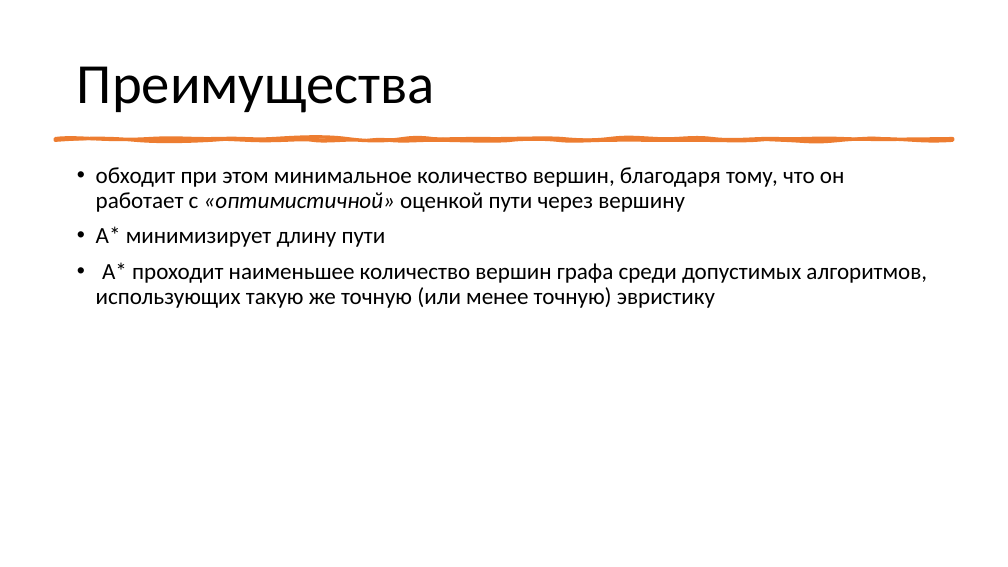
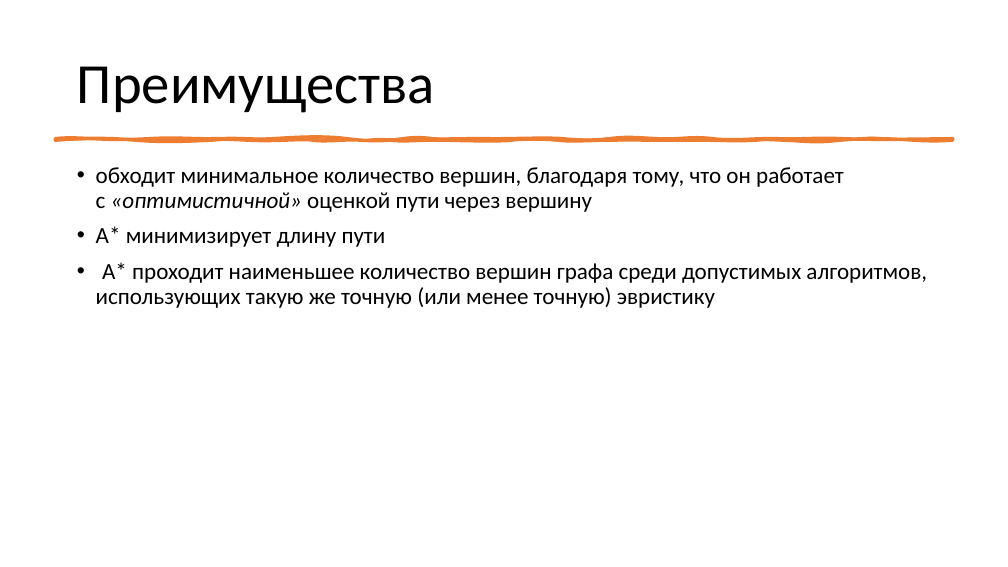
Before and after one commit to AnNyiiik/CoolAwesomeRepo, a slide deck: slide 3 of A_Star/A*.pptx. Drawn at 1008x567 pixels with LibreOffice and Linux fonts; fonts in the diff are those of the drawing. Boxes give left, top, right and bottom in pixels: in the first picture for what was removed or moved away, otherwise in the second. Text is boxed around its words. In the diff, an @@ line names an element or a change of style, - is before the commit and + after.

Commit message:
changed

```diff
--- a/A_Star/A*.pptx
+++ b/A_Star/A*.pptx
@@ text at bbox=[96, 167, 844, 212]: text changed @@
-• обходит при этом минимальное количество вершин, благодаря тому, что он работает с «оптимистичной» оценкой пути через вершину
+• обходит минимальное количество вершин, благодаря тому, что он работает с «оптимистичной» оценкой пути через вершину
```
Also in this commit, not shown: 1 other slide changed.
